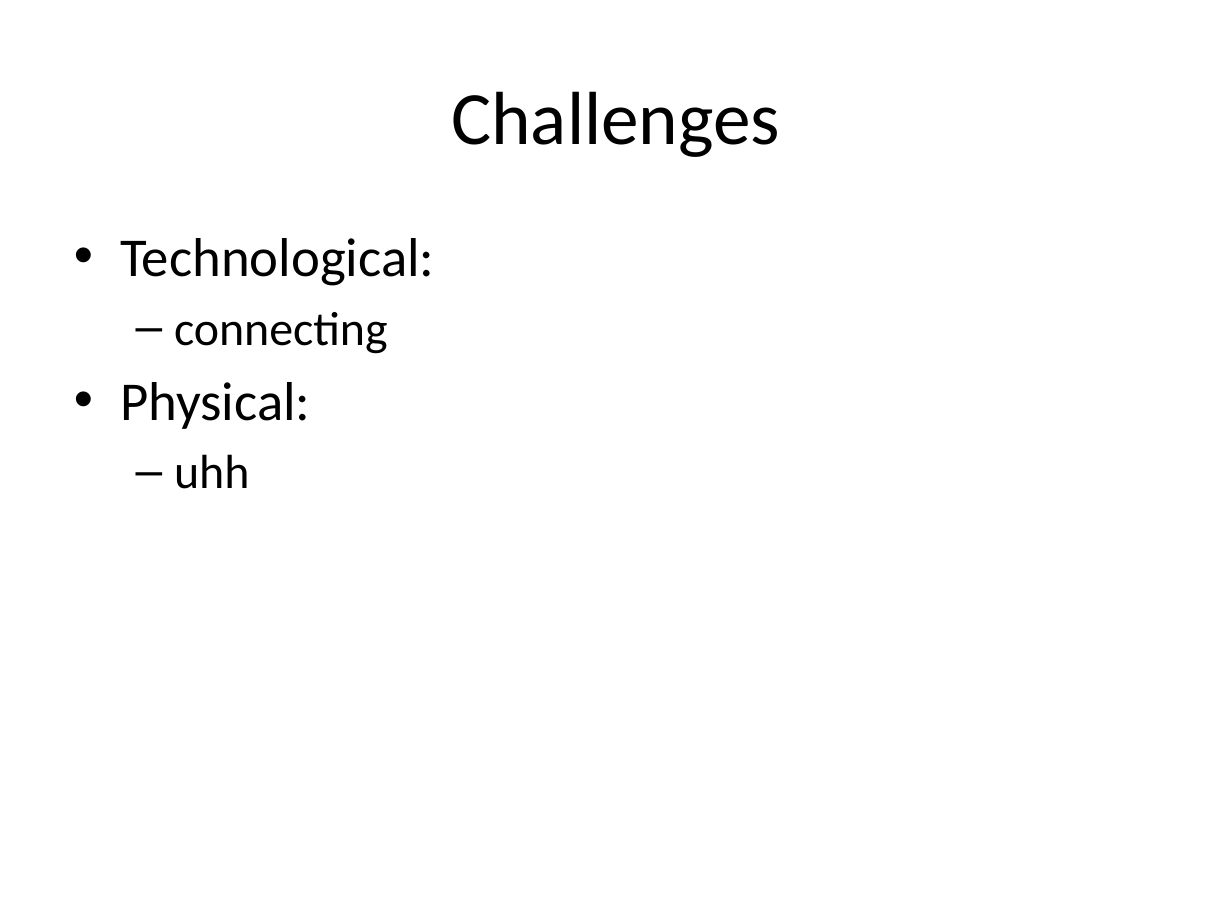
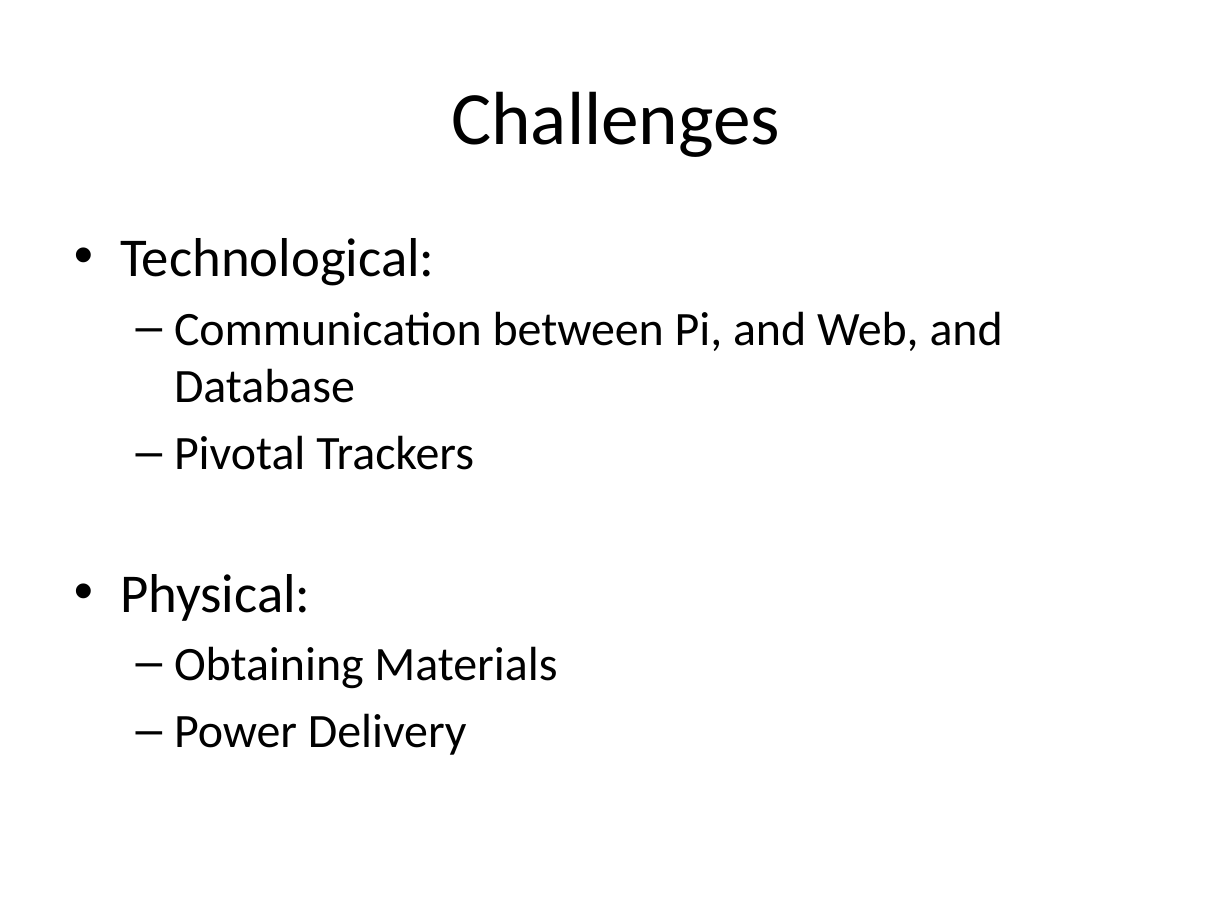
Before and after one commit to deanwedgbury/testRepo, a slide deck: slide 15 of PlantBuddy.pptx (slide 14 before the commit). Drawn at 1232x924 pixels with LibreOffice and Linux fonts; fonts in the diff are those of the drawing. Boxes give left, top, right and bottom in pixels: in the first picture for what was removed or moved away, otherwise in the second. Text is boxed around its words. In the diff, an @@ line names an element or a change of style, - is before the commit and + after.

```diff
--- a/PlantBuddy.pptx
+++ b/PlantBuddy.pptx
@@ text at bbox=[174, 311, 1003, 470]: text changed @@
-  – connecting
+  – Communication between Pi, and Web, and Database
+  – Pivotal Trackers
@@ text at bbox=[174, 646, 557, 755]: text changed @@
-  – uhh
+  – Obtaining Materials
+  – Power Delivery
```
Also in this commit, not shown: 3 other slides changed, 2 slides added, 1 slide removed.
